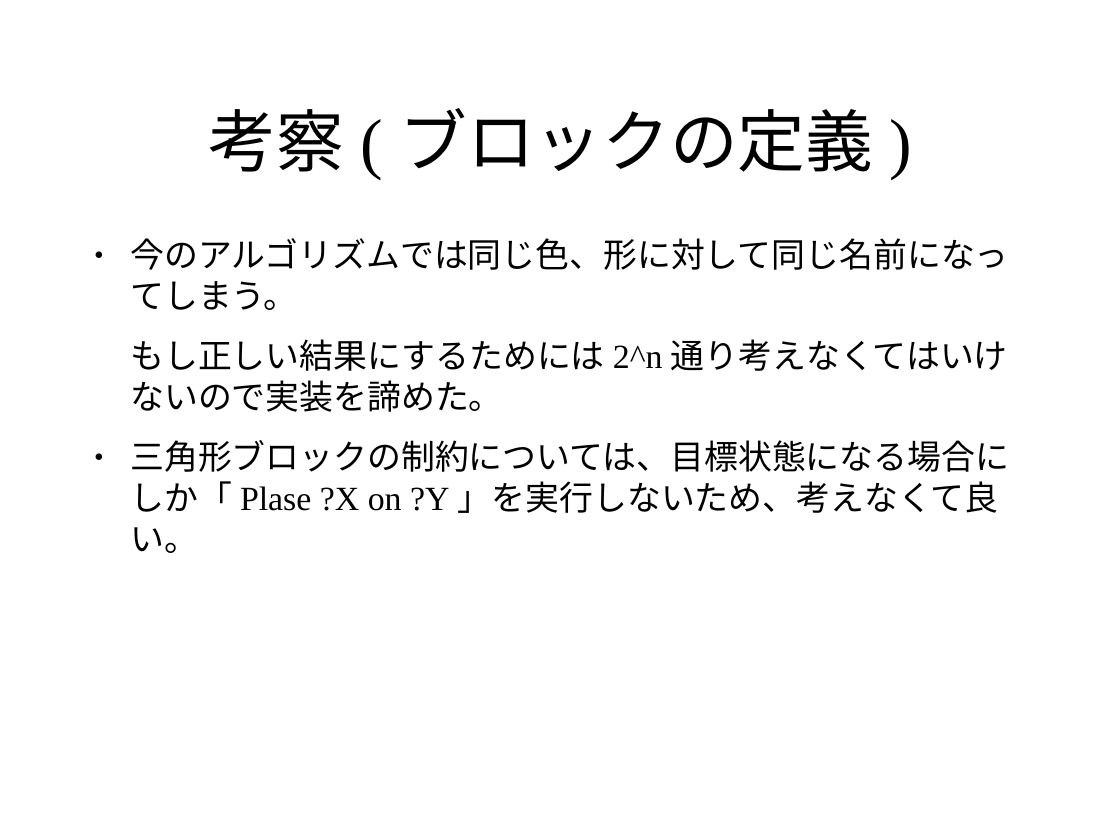
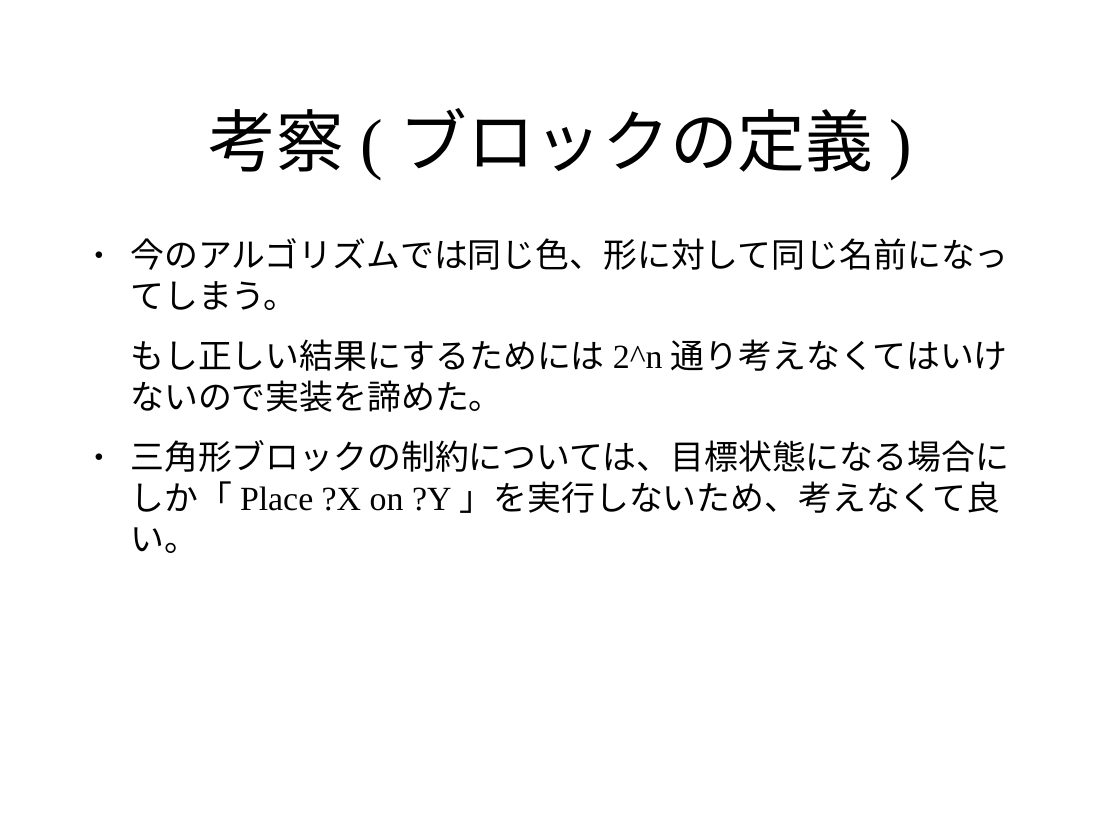
Before and after one commit to pamyupamyu/rep8, a slide deck: slide 14 of グループ1 発表スライド.odp. Drawn at 1120x840 pixels with LibreOffice and Linux fonts; fonts in the diff are those of the drawing; background and template pictures are left out. Boxes give left, top, right and bottom in pixels: in the first picture for what was removed or moved away, otherwise in the second. Text is boxed around its words. In the diff, an @@ line names an element or a change of style, - is before the commit and + after.

Commit message:
最新版

```diff
--- a/グループ1 発表スライド.odp
+++ b/グループ1 発表スライド.odp
@@ text at (130,440,1009,553): text changed @@
-● 三角形ブロックの制約については、目標状態になる場合にしか「Plase ?X on ?Y」を実行しないため、考えなくて良い。
+● 三角形ブロックの制約については、目標状態になる場合にしか「Place ?X on ?Y」を実行しないため、考えなくて良い。
```
